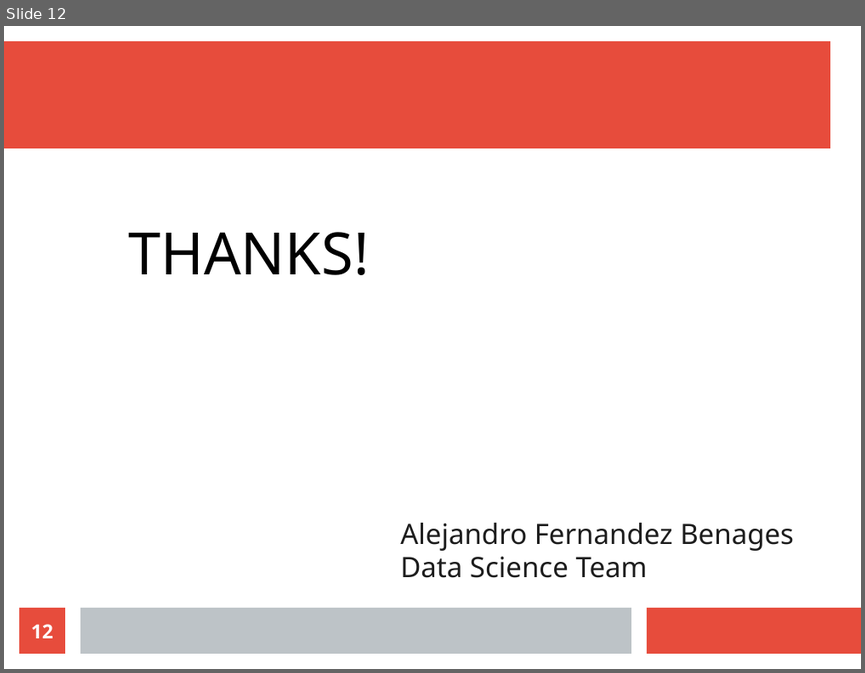
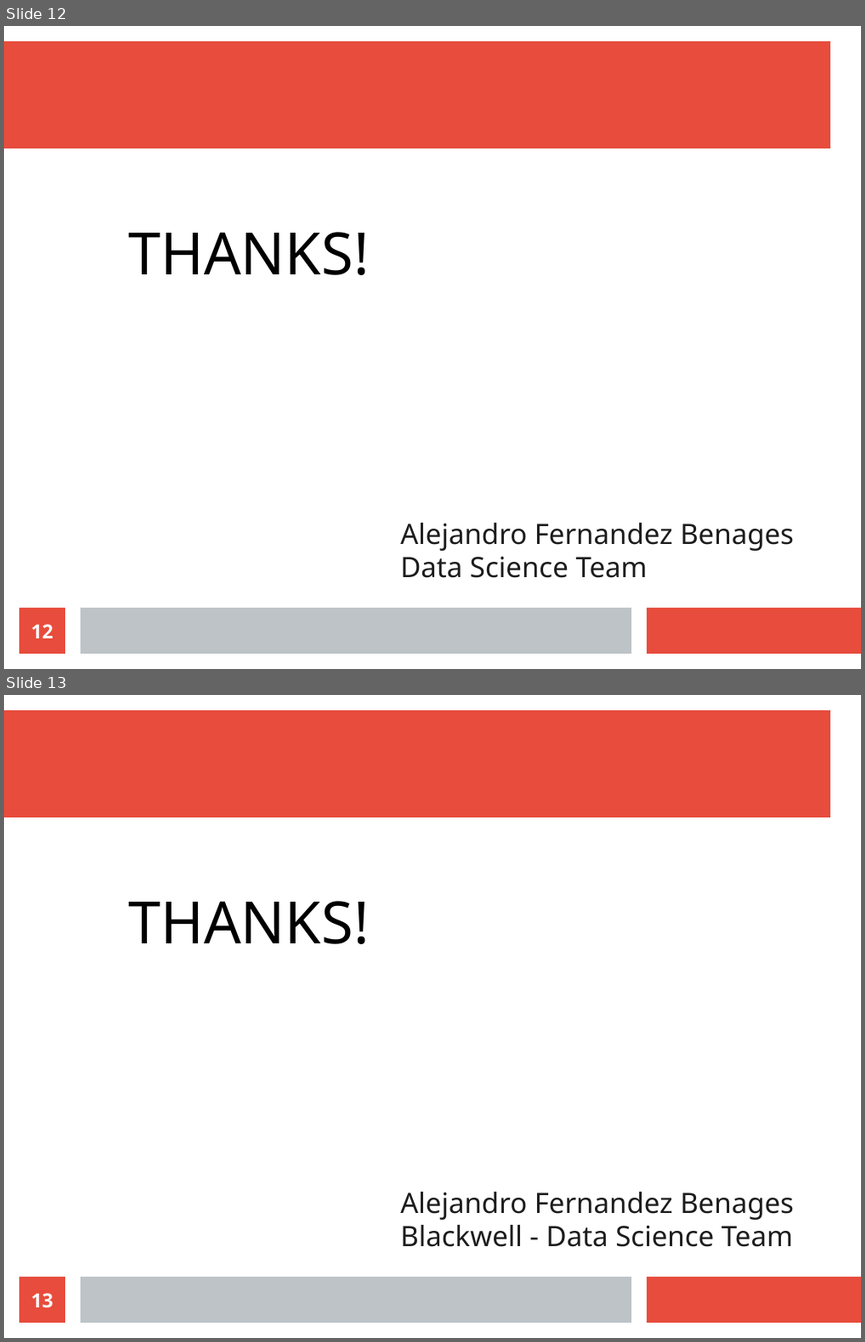
Before and after one commit to alefbenages/CrediOne, a slide deck: Presentation.odp. Shown one above the other, each under a label of ours: slide 12 before the commit, slides 12 and 13 after it. The pictures are 865x673 and 865x1342 pixels, drawn with LibreOffice and Linux fonts; fonts in the diff are those of the drawing. Boxes give left, top, right and bottom in pixels: in the first picture for what was removed or moved away, otherwise in the second. Text is boxed around its words. In the diff, an @@ line names an element or a change of style, - is before the commit and + after.

```diff
--- a/Presentation.odp
+++ b/Presentation.odp
@@ slide 13 added at box(4, 695, 861, 1338), background #FFFFFF; not listed: 3 template elements that a slide beside it also shows @@
@@ text added at box(128, 901, 369, 944), 54 pt, text #000000 @@
+THANKS!
@@ subtitle added at box(400, 1191, 794, 1247), 26 pt, text #1C1C1C @@
+Alejandro Fernandez Benages
+Blackwell - Data Science Team
@@ page number added at box(19, 1276, 65, 1322), fill #E74C3C, 18 pt, text #FFFFFF, bold @@
+13
```
Also in this commit, not shown: 5 slides changed, 6 other slides added, 4 slides removed, 19 other files.
